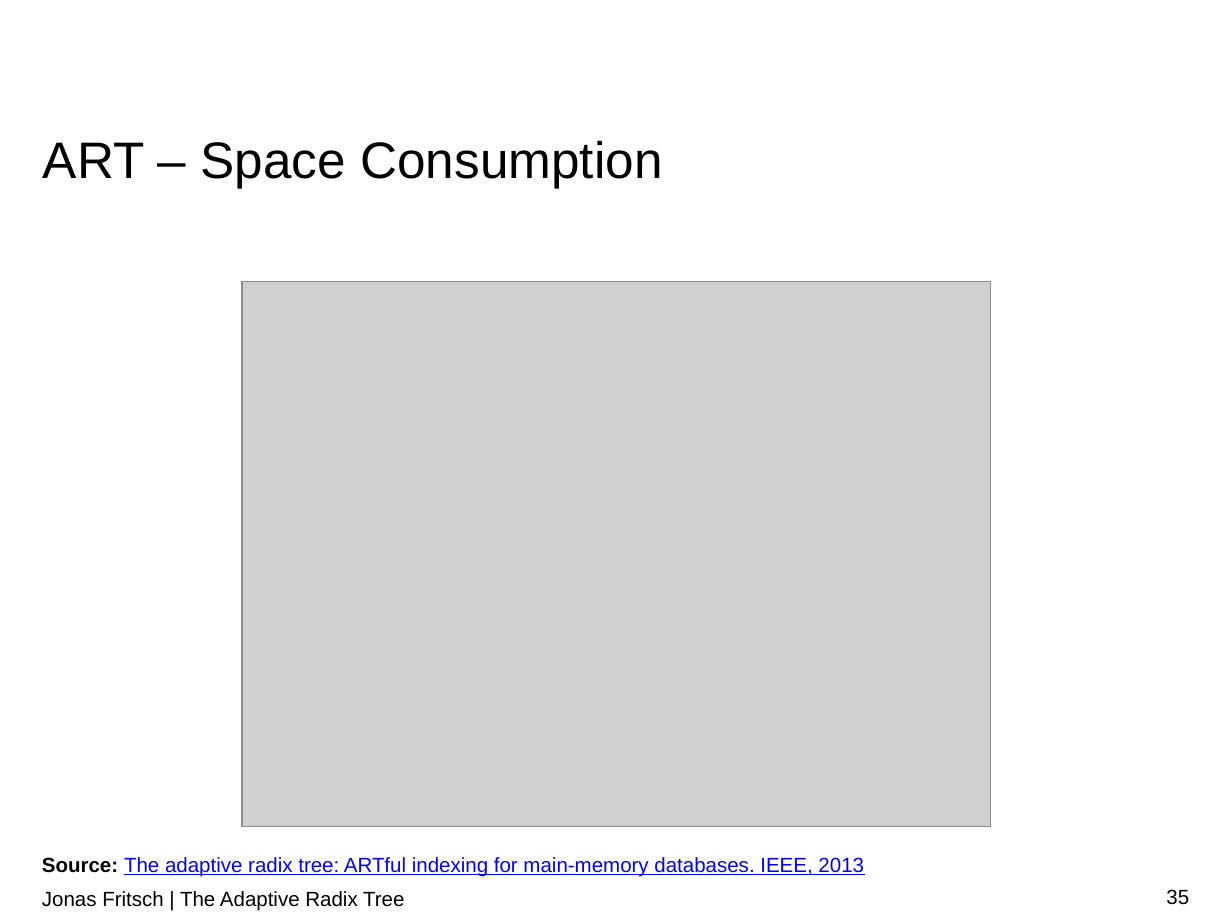
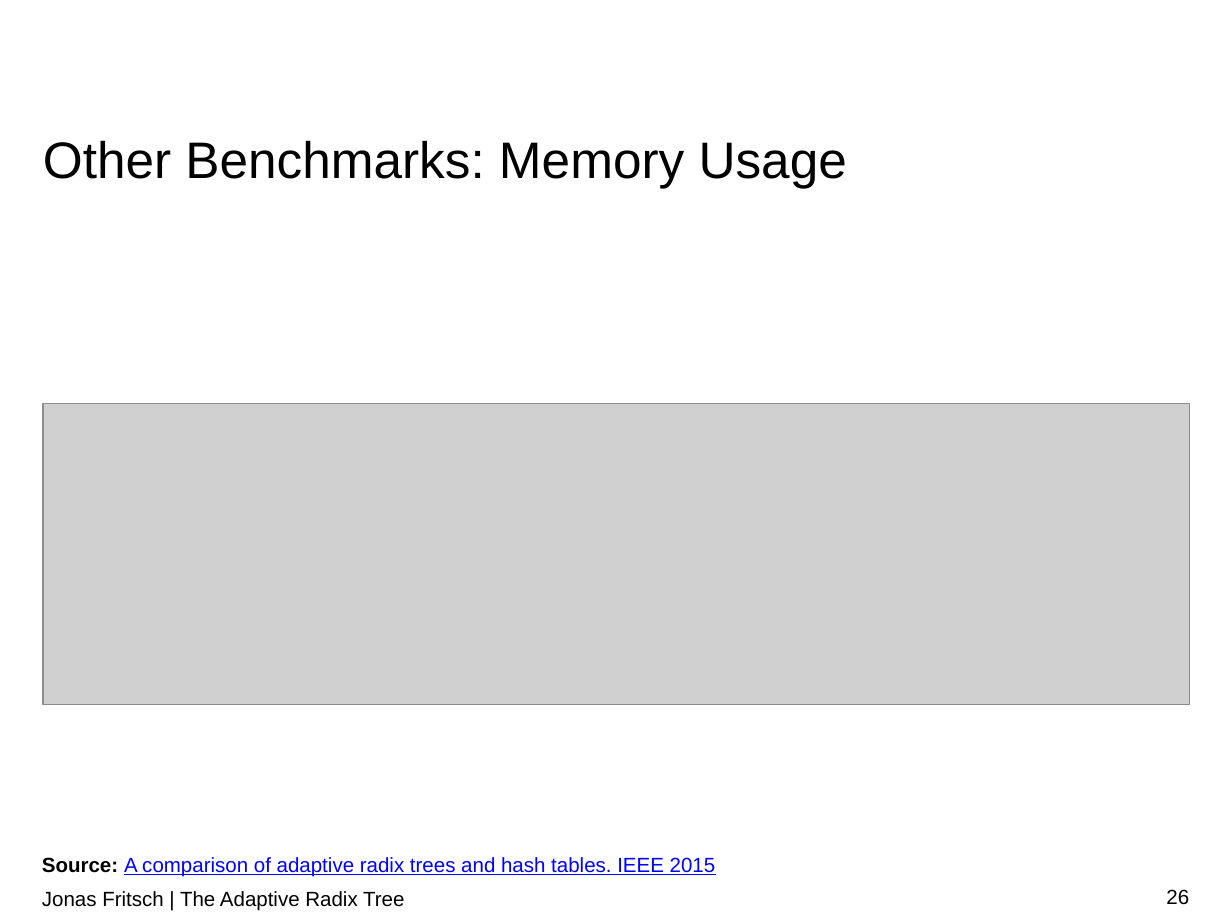
Before and after one commit to atalantus/The-Adaptive-Radix-Tree, a slide deck: slide 26 of Presentation/The Adaptive Radix Tree.pptx (slide 35 before the commit). Drawn at 1232x924 pixels with LibreOffice and Linux fonts; fonts in the diff are those of the drawing; grey boxes stand for pictures; background and template pictures are left out. Boxes give left, top, right and bottom in pixels: in the first picture for what was removed or moved away, otherwise in the second. Text is boxed around its words. In the diff, an @@ line names an element or a change of style, - is before the commit and + after.

Commit message:
Update Presentation

```diff
--- a/Presentation/The Adaptive Radix Tree.pptx
+++ b/Presentation/The Adaptive Radix Tree.pptx
@@ title at box(43, 140, 847, 188): text changed @@
-ART – Space Consumption
+Other Benchmarks: Memory Usage
@@ picture removed at box(241, 281, 989, 827) @@
@@ picture added at box(43, 403, 1190, 703) @@
@@ text at box(42, 857, 716, 877): text changed @@
-Source: The adaptive radix tree: ARTful indexing for main-memory databases. IEEE, 2013
+Source: A comparison of adaptive radix trees and hash tables. IEEE 2015
@@ text "Jonas Fritsch | The Adaptive ..." at box(42, 891, 404, 911): more space between paragraphs @@
@@ page number at box(1166, 889, 1189, 905): text changed @@
-35
+26
```
Also in this commit, not shown: 1 other slide changed, 22 slides removed, 1 other file.
